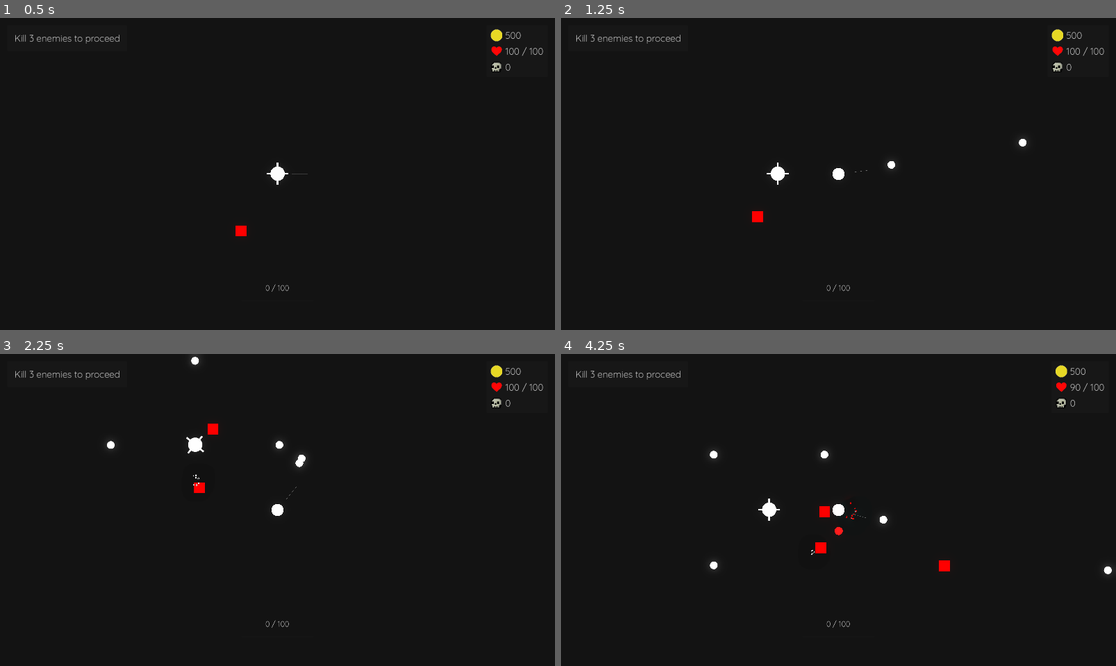
Above: before the commit, frames 1-4 (two rows, left to right).
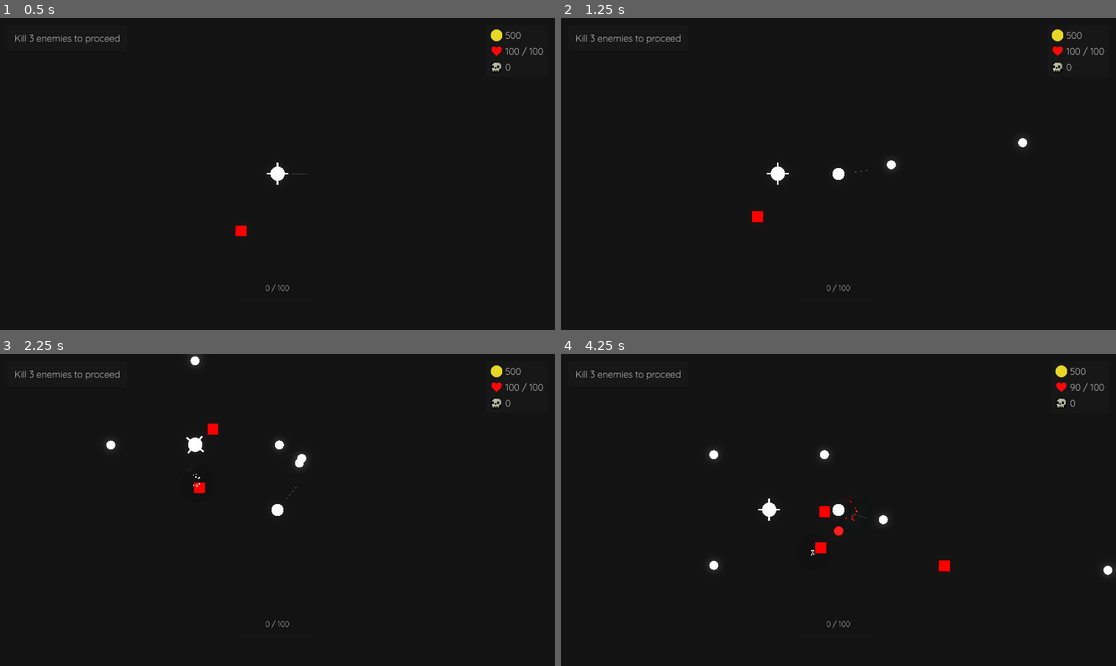
Above: after the commit, the same moments.

Repository: aiden10/towertide
Game: Godot game, scene res://Arena/arena.tscn
Same seed, same stepped clock (60 frames per second), same inputs: the game is played once before the commit and once after it.
Inputs (mouse positions are in pixels of both pictures, inside the frame that each line leads up to):
- Up to frame 1 (0.5 s): no input
- Up to frame 2 (1.25 s): tap Enter at 0.5 s; move the mouse to (960, 158) at 0.52 s; press the mouse at (960, 158) at 0.53 s; hold D (right) from 0.53 s (still down)
- Up to frame 3 (2.25 s): move the mouse to (166, 525) at 1.27 s; release D (right) at 1.28 s; release the mouse at (166, 525) at 1.28 s; hold S (down) 1.28-2.03 s; click (166, 525) at 1.35 s; move the mouse to (333, 441) at 2.02 s; press the mouse at (333, 441) at 2.03 s; hold D (right) from 2.03 s (still down)
- Up to frame 4 (4.25 s): move the mouse to (810, 572) at 2.77 s; release D (right) at 2.78 s; release the mouse at (810, 572) at 2.78 s; hold W (up) 2.78-3.53 s; click (810, 572) at 2.85 s; move the mouse to (1005, 556) at 3.52 s; press the mouse at (1005, 556) at 3.53 s; hold A (left) from 3.53 s (still down)

Frame 1 is identical in both runs. In frame 2, less than 0.1% of the frame differs, in the area x 58-84%, y 38-49%; in frame 3, less than 0.1%; in frame 4, 0.1%, in the area x 26-100%, y 30-71%.

Commit message:
projectile scaling

Diff:
--- a/autoloads/utils.gd
+++ b/autoloads/utils.gd
@@ -9,8 +9,8 @@
 		sin(random_angle) * random_radius
 	)
 
-func spawn_hit_effect(color: Color, position: Vector2) -> void:
+func spawn_hit_effect(color: Color, position: Vector2, damage: float) -> void:
 	var hit_effect = Scenes.hit_effect_scene.instantiate()
 	hit_effect.global_position = position
-	hit_effect.set_color(color)
+	hit_effect.set_properties(color, damage)
 	EventBus.arena_spawn.emit(hit_effect)
--- a/effects/hit_effect.gd
+++ b/effects/hit_effect.gd
@@ -12,9 +12,10 @@
 func _on_timer_timeout() -> void:
 	queue_free()
 
-func set_color(color: Color) -> void:
+func set_properties(color: Color, damage: float) -> void:
 	if not is_node_ready():
 		await ready
 	var new_material = particles.process_material.duplicate()
 	new_material.color = color
+	self.scale *= log(damage) / 2
 	particles.process_material = new_material
--- a/items/sword/sword_effects.gd
+++ b/items/sword/sword_effects.gd
@@ -10,5 +10,5 @@
 	var parent = area.get_parent()
 
 	if parent.is_in_group("Enemies"):
-		Utils.spawn_hit_effect(Color(255, 255, 255, 50), parent.global_position)
+		Utils.spawn_hit_effect(Color(255, 255, 255, 50), parent.global_position, damage)
 		parent.take_damage(damage)
--- a/projectiles/PlayerProjectile.tscn
+++ b/projectiles/PlayerProjectile.tscn
@@ -1,14 +1,12 @@
-[gd_scene load_steps=5 format=3 uid="uid://b522nu0e6viam"]
+[gd_scene load_steps=4 format=3 uid="uid://b522nu0e6viam"]
 
 [ext_resource type="Script" path="res://projectiles/projectile.gd" id="1_tf8uk"]
-[ext_resource type="Material" uid="uid://ol3ocwsny5qp" path="res://effects/GlowMaterial.tres" id="1_vhge6"]
 [ext_resource type="Texture2D" uid="uid://c1xeap2ne4w78" path="res://sprites/player/white.png" id="2_bead6"]
 
 [sub_resource type="CircleShape2D" id="CircleShape2D_hptwc"]
 radius = 14.0
 
 [node name="Projectile" type="Area2D"]
-material = ExtResource("1_vhge6")
 script = ExtResource("1_tf8uk")
 
 [node name="Hitbox" type="CollisionShape2D" parent="."]
--- a/projectiles/projectile.gd
+++ b/projectiles/projectile.gd
@@ -6,10 +6,13 @@
 var shooter: String
 var damage: float
 var lifetime: float = 4.0
+
+@onready var hitbox: CollisionShape2D = $Hitbox
 @onready var sprite: Sprite2D = $Sprite2D
 
 func _ready() -> void:
 	area_entered.connect(_on_area_entered)
+	scale_size(damage)
 
 func start(mouse_position: Vector2, projectile_speed: int, bullet_damage: int, origin: String) -> void:
 	speed = projectile_speed
@@ -26,6 +29,10 @@
 	GameState.player_projectiles.erase(self)
 	queue_free()
 
+func scale_size(bullet_damage: int) -> void:
+	hitbox.scale *= log(bullet_damage) / 2
+	sprite.scale *= log(bullet_damage) / 2
+
 func _physics_process(delta: float) -> void:
 	velocity = direction * speed
 	position += velocity * delta
@@ -35,15 +42,15 @@
 	if parent.is_in_group("Sword") and shooter != "player":
 		direction *= -1
 		shooter = "player"
-		Utils.spawn_hit_effect(Color(255, 255, 255, 100), position)
+		Utils.spawn_hit_effect(Color(255, 255, 255, 100), position, damage)
 		return
 
 	if parent.is_in_group("Enemies") and shooter != "enemy":
-		Utils.spawn_hit_effect(Color(255, 255, 255, 50), position)
+		Utils.spawn_hit_effect(Color(255, 255, 255, 50), position, damage)
 		parent.take_damage(damage, direction)
 		clear()
 
 	if parent.is_in_group("Player") and shooter != "player":
-		Utils.spawn_hit_effect(Color(255, 0, 0, 50), position)
+		Utils.spawn_hit_effect(Color(255, 0, 0, 50), position, damage)
 		parent.take_damage(damage)
 		clear()
Not shown, changed: todo.txt
